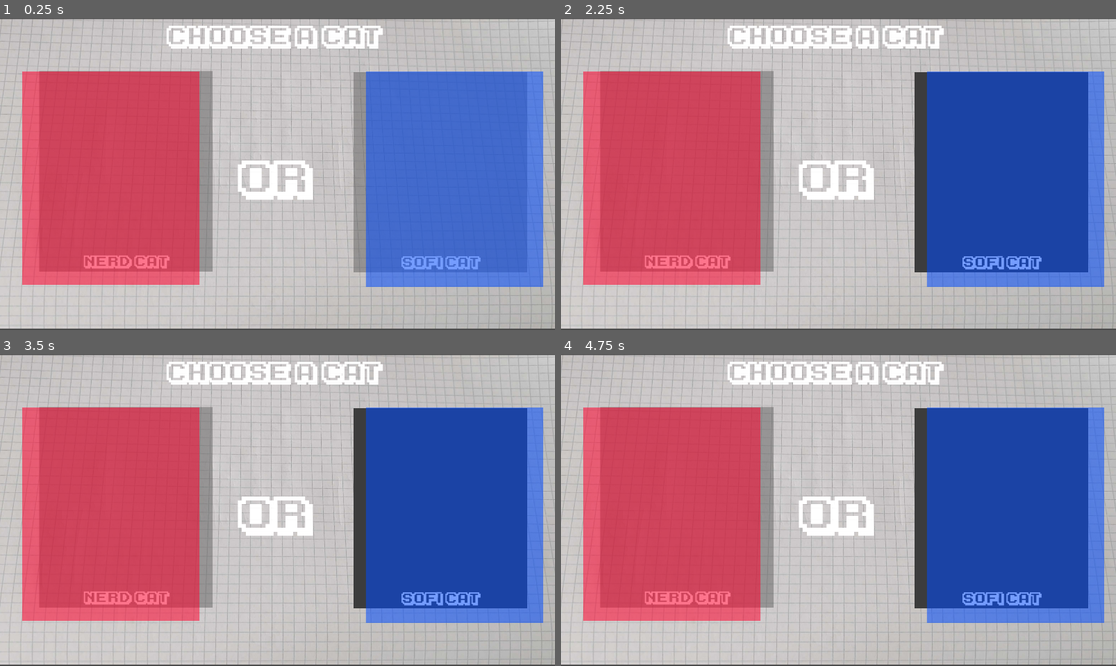
Above: before the commit, frames 1-4 (two rows, left to right).
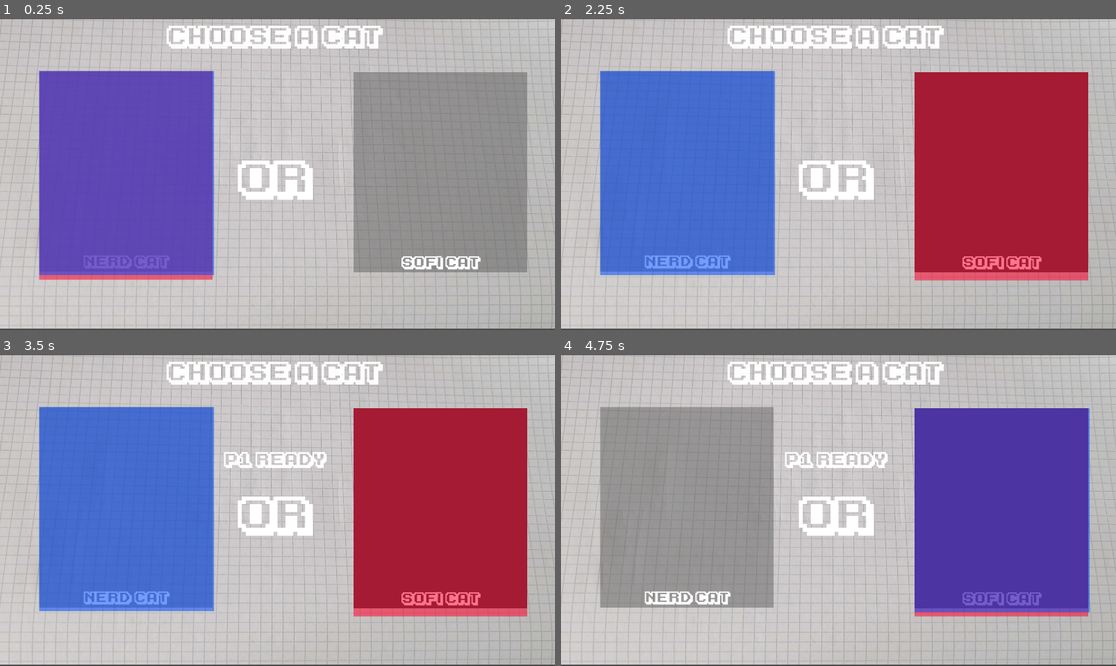
Above: after the commit, the same moments.

Repository: KidFast/Kitty-Kombat
Game: Godot game, scene res://InputSettings/input_settings.tscn
Same seed, same stepped clock (60 frames per second), same inputs: the game is played once before the commit and once after it. This scene is started directly instead of the project's main scene.
Inputs (mouse positions are in pixels of both pictures, inside the frame that each line leads up to):
- Up to frame 1 (0.25 s): no input
- Up to frame 2 (2.25 s): click (688, 170) at 0.5 s; click (999, 170) at 1.25 s; tap Enter at 2 s; hold D (p1_right) from 2.03 s (still down); tap H (p1_heavy_attack) at 2.1 s
- Up to frame 3 (3.5 s): keep holding D (p1_right); tap Space at 2.75 s; tap G (p1_light_attack) at 2.85 s
- Up to frame 4 (4.75 s): tap Enter at 3.5 s; release D (p1_right) at 3.53 s; hold A (p1_left) 3.53-4.28 s; tap Keypad Enter (p2_heavy_attack) at 3.6 s; tap Space at 4.25 s; hold D (p1_right) from 4.28 s (still down); tap Left (p2_left) at 4.35 s

The runs differ from the first frame. In frame 1, 45% of the frame differs, in the area x 4-98%, y 16-87%; in frame 2, 47%; in frame 3, 48%; in frame 4, 46%.
Error before the commit: Parse Error: Identifier "GameData" not declared in the current scope. (res://InputSettings/playerSelect.gd:75)

Commit message:
NerdCarAnim

Diff:
--- a/kitty-kombat/InputSettings/playerSelect.gd
+++ b/kitty-kombat/InputSettings/playerSelect.gd
@@ -71,7 +71,5 @@
 			p2_ready_label.visible = p2_confirmed
 
 func start_game():
-	# Replace with your actual game scene path
-	GameData.p1_character = characters[p1_selection]
-	GameData.p2_character = characters[p2_selection]
+
 	get_tree().change_scene_to_file("res://your_game_scene.tscn")
--- /dev/null
+++ b/kitty-kombat/Scenes/nerd_cat.tscn
@@ -0,0 +1,133 @@
+[gd_scene load_steps=18 format=3 uid="uid://brevnhm74e67k"]
+
+[ext_resource type="Texture2D" uid="uid://drhskeqyg02t8" path="res://Sprites/Player/nerdCat/idle/nerdCatIdle.png" id="1_exs1u"]
+[ext_resource type="Texture2D" uid="uid://doi6yf4ek52l4" path="res://Sprites/Player/nerdCat/jump/nerdCatJumo.png" id="2_vhwxx"]
+[ext_resource type="Texture2D" uid="uid://dplo2aq85apsx" path="res://Sprites/Player/nerdCat/walking/nerdCatWalk.png" id="3_qf7cd"]
+
+[sub_resource type="AtlasTexture" id="AtlasTexture_fu00g"]
+atlas = ExtResource("1_exs1u")
+region = Rect2(0, 0, 253, 210)
+
+[sub_resource type="AtlasTexture" id="AtlasTexture_wt87u"]
+atlas = ExtResource("1_exs1u")
+region = Rect2(0, 210, 253, 210)
+
+[sub_resource type="AtlasTexture" id="AtlasTexture_6hop2"]
+atlas = ExtResource("2_vhwxx")
+region = Rect2(0, 0, 253, 210)
+
+[sub_resource type="AtlasTexture" id="AtlasTexture_q3x2w"]
+atlas = ExtResource("2_vhwxx")
+region = Rect2(253, 0, 253, 210)
+
+[sub_resource type="AtlasTexture" id="AtlasTexture_gnk1u"]
+atlas = ExtResource("2_vhwxx")
+region = Rect2(0, 210, 253, 210)
+
+[sub_resource type="AtlasTexture" id="AtlasTexture_dllwf"]
+atlas = ExtResource("2_vhwxx")
+region = Rect2(253, 210, 253, 210)
+
+[sub_resource type="AtlasTexture" id="AtlasTexture_xjb5f"]
+atlas = ExtResource("2_vhwxx")
+region = Rect2(0, 420, 253, 210)
+
+[sub_resource type="AtlasTexture" id="AtlasTexture_sflo4"]
+atlas = ExtResource("2_vhwxx")
+region = Rect2(253, 420, 253, 210)
+
+[sub_resource type="AtlasTexture" id="AtlasTexture_o3hll"]
+atlas = ExtResource("3_qf7cd")
+region = Rect2(0, 0, 253, 210)
+
+[sub_resource type="AtlasTexture" id="AtlasTexture_5t6we"]
+atlas = ExtResource("3_qf7cd")
+region = Rect2(253, 0, 253, 210)
+
+[sub_resource type="AtlasTexture" id="AtlasTexture_mg621"]
+atlas = ExtResource("3_qf7cd")
+region = Rect2(0, 210, 253, 210)
+
+[sub_resource type="AtlasTexture" id="AtlasTexture_lmn2s"]
+atlas = ExtResource("3_qf7cd")
+region = Rect2(253, 210, 253, 210)
+
+[sub_resource type="AtlasTexture" id="AtlasTexture_7si35"]
+atlas = ExtResource("3_qf7cd")
+region = Rect2(0, 420, 253, 210)
+
+[sub_resource type="SpriteFrames" id="SpriteFrames_w244l"]
+animations = [{
+"frames": [],
+"loop": true,
+"name": &"HeavyAttack",
+"speed": 5.0
+}, {
+"frames": [{
+"duration": 1.0,
+"texture": SubResource("AtlasTexture_fu00g")
+}, {
+"duration": 1.0,
+"texture": SubResource("AtlasTexture_wt87u")
+}],
+"loop": true,
+"name": &"Idle",
+"speed": 5.0
+}, {
+"frames": [{
+"duration": 1.0,
+"texture": SubResource("AtlasTexture_6hop2")
+}, {
+"duration": 1.0,
+"texture": SubResource("AtlasTexture_q3x2w")
+}, {
+"duration": 1.0,
+"texture": SubResource("AtlasTexture_gnk1u")
+}, {
+"duration": 1.0,
+"texture": SubResource("AtlasTexture_dllwf")
+}, {
+"duration": 1.0,
+"texture": SubResource("AtlasTexture_xjb5f")
+}, {
+"duration": 1.0,
+"texture": SubResource("AtlasTexture_sflo4")
+}],
+"loop": true,
+"name": &"Jump",
+"speed": 10.0
+}, {
+"frames": [],
+"loop": true,
+"name": &"LightAttack",
+"speed": 5.0
+}, {
+"frames": [{
+"duration": 1.0,
+"texture": SubResource("AtlasTexture_o3hll")
+}, {
+"duration": 1.0,
+"texture": SubResource("AtlasTexture_5t6we")
+}, {
+"duration": 1.0,
+"texture": SubResource("AtlasTexture_mg621")
+}, {
+"duration": 1.0,
+"texture": SubResource("AtlasTexture_lmn2s")
+}, {
+"duration": 1.0,
+"texture": SubResource("AtlasTexture_7si35")
+}],
+"loop": true,
+"name": &"Walk",
+"speed": 10.0
+}]
+
+[node name="NerdCat" type="CharacterBody2D"]
+
+[node name="CollisionShape2D" type="CollisionShape2D" parent="."]
+
+[node name="AnimatedSprite2D" type="AnimatedSprite2D" parent="."]
+sprite_frames = SubResource("SpriteFrames_w244l")
+animation = &"LightAttack"
+autoplay = "Idle"
Binary file added: kitty-kombat/Sprites/Player/nerdCat/idle/nerdCatIdle.png
Not shown, added: kitty-kombat/Sprites/Player/nerdCat/idle/nerdCatIdle.png.import
Binary file added: kitty-kombat/Sprites/Player/nerdCat/jump/nerdCatJumo.png
Not shown, added: kitty-kombat/Sprites/Player/nerdCat/jump/nerdCatJumo.png.import
Binary file added: kitty-kombat/Sprites/Player/nerdCat/walking/nerdCatWalk.png
Not shown, added: kitty-kombat/Sprites/Player/nerdCat/walking/nerdCatWalk.png.import
Not shown, added: kitty-kombat/Sprites/Player/sofiCat/walking/sofi_walking_left.png.import
